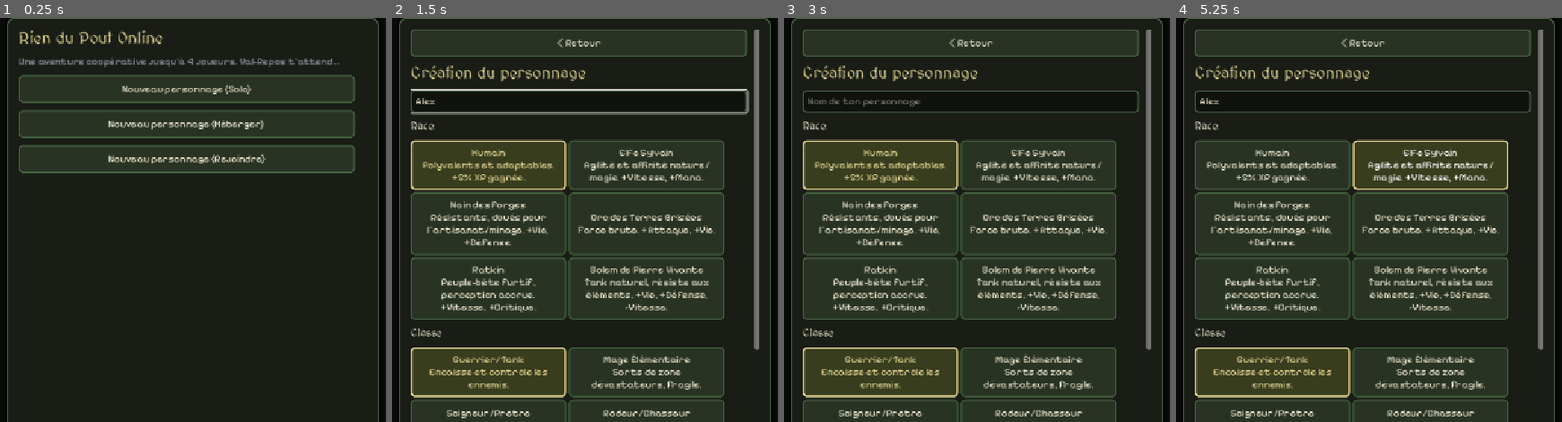
Above: before the commit, frames 1-4 (left to right).
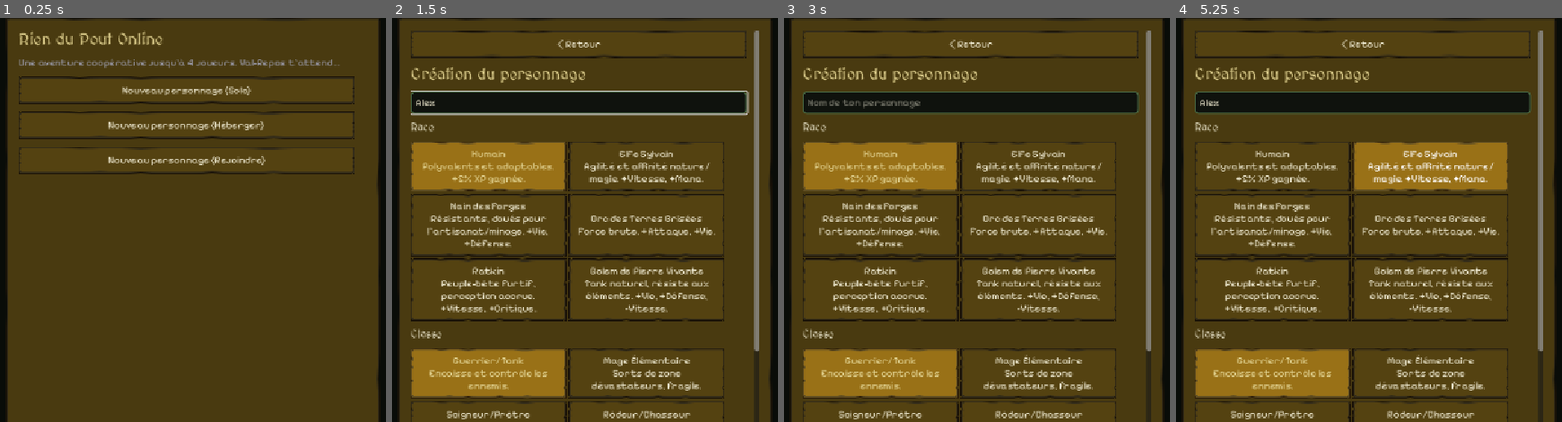
Above: after the commit, the same moments.

Repository: saintstrif13001/riendupout
Game: Godot game, scene res://scenes/Main.tscn
Same seed, same stepped clock (60 frames per second), same inputs: the game is played once before the commit and once after it.
Inputs (mouse positions are in pixels of both pictures, inside the frame that each line leads up to):
- Up to frame 1 (0.25 s): no input
- Up to frame 2 (1.5 s): click "Nouveau personnage (Solo)" at 0.5 s; click (577, 102) at 1.27 s; type "Alex" at 1.35 s
- Up to frame 3 (3 s): click "< Retour" at 2 s; click "Nouveau personnage (Solo)" at 2.75 s
- Up to frame 4 (5.25 s): click (1361, 102) at 3.52 s; type "Alex" at 3.6 s; click "Humain Polyvalents et adaptab…" at 4.25 s; click "Elfe Sylvain Agilité et affin…" at 5 s

The runs differ from the first frame. In frame 1, 94% of the frame differs, in the area x 1-99%, y 0-100%; in frame 2, 87%; in frame 3, 87%; in frame 4, 87%.

Commit message:
Remplace les rectangles UI par de vraies textures ornées (Kenney/OpenGameArt CC0)
Les panneaux et boutons utilisaient des StyleBoxFlat (rectangles à coins
arrondis, bordure plate) — remplacés par une vraie texture de panneau
parchemin/or à bordure ornée (9-slice via StyleBoxTexture), teintée
différemment pour panneaux/boutons normal/survol/appui/désactivé.

Vérifié visuellement sur le menu principal et l'inventaire en jeu :
différence flagrante par rapport aux rectangles plats d'avant. Aucune
régression sur les tests fonctionnels.

Diff:
--- a/scripts/ui_theme.gd
+++ b/scripts/ui_theme.gd
@@ -4,6 +4,21 @@
 
 static var _body_font: Font = null
 static var _title_font: Font = null
+static var _panel_tex: Texture2D = null
+
+static func panel_tex() -> Texture2D:
+	if _panel_tex == null: _panel_tex = load("res://assets/ui/panel_gold.png")
+	return _panel_tex
+
+static func _tex_box(modulate: Color, margin := 8) -> StyleBoxTexture:
+	var sb = StyleBoxTexture.new()
+	sb.texture = panel_tex()
+	sb.texture_margin_left = margin
+	sb.texture_margin_right = margin
+	sb.texture_margin_top = margin
+	sb.texture_margin_bottom = margin
+	sb.modulate_color = modulate
+	return sb
 
 static func body_font() -> Font:
 	if _body_font == null: _body_font = load("res://assets/fonts/pixelifysans.ttf")
@@ -26,34 +41,20 @@
 	var col_text = Color(0.92, 0.9, 0.8)
 	var col_gold = Color(0.88, 0.82, 0.56)
 
-	# Panel
-	var panel_box = StyleBoxFlat.new()
-	panel_box.bg_color = col_panel
-	panel_box.border_color = col_border
-	panel_box.set_border_width_all(2)
-	panel_box.set_corner_radius_all(10)
-	panel_box.set_content_margin_all(18)
-	panel_box.shadow_color = Color(0,0,0,0.5)
-	panel_box.shadow_size = 10
+	# Panel — vraie texture parchemin/or (bordure ornée) au lieu d'un rectangle plat
+	var panel_box = _tex_box(Color(0.30, 0.26, 0.15, 0.98), 8)
+	panel_box.set_content_margin_all(20)
 	t.set_stylebox("panel", "PanelContainer", panel_box)
 
-	# Button
-	var btn_normal = StyleBoxFlat.new()
-	btn_normal.bg_color = col_btn
-	btn_normal.border_color = col_border
-	btn_normal.set_border_width_all(2)
-	btn_normal.set_corner_radius_all(6)
+	# Button — même texture, tons plus clairs/dorés au survol et à l'appui
+	var btn_normal = _tex_box(Color(0.34, 0.29, 0.16), 8)
 	btn_normal.set_content_margin_all(10)
-	var btn_hover = btn_normal.duplicate()
-	btn_hover.bg_color = col_btn_hover
-	btn_hover.border_color = col_gold
-	var btn_press = btn_normal.duplicate()
-	btn_press.bg_color = Color(0.22, 0.24, 0.12)
-	btn_press.border_color = col_gold
-	btn_press.set_border_width_all(3)
-	var btn_disabled = btn_normal.duplicate()
-	btn_disabled.bg_color = Color(0.13,0.13,0.13)
-	btn_disabled.border_color = Color(0.25,0.25,0.25)
+	var btn_hover = _tex_box(Color(0.5, 0.42, 0.2), 8)
+	btn_hover.set_content_margin_all(10)
+	var btn_press = _tex_box(Color(0.62, 0.5, 0.22), 8)
+	btn_press.set_content_margin_all(10)
+	var btn_disabled = _tex_box(Color(0.22, 0.22, 0.2, 0.6), 8)
+	btn_disabled.set_content_margin_all(10)
 
 	t.set_stylebox("normal", "Button", btn_normal)
 	t.set_stylebox("hover", "Button", btn_hover)
Binary file added: assets/ui/panel_gold.png
Not shown, added: assets/ui/panel_gold.png.import
Binary file added: assets/ui/panel_ornate.png
Not shown, added: assets/ui/panel_ornate.png.import
